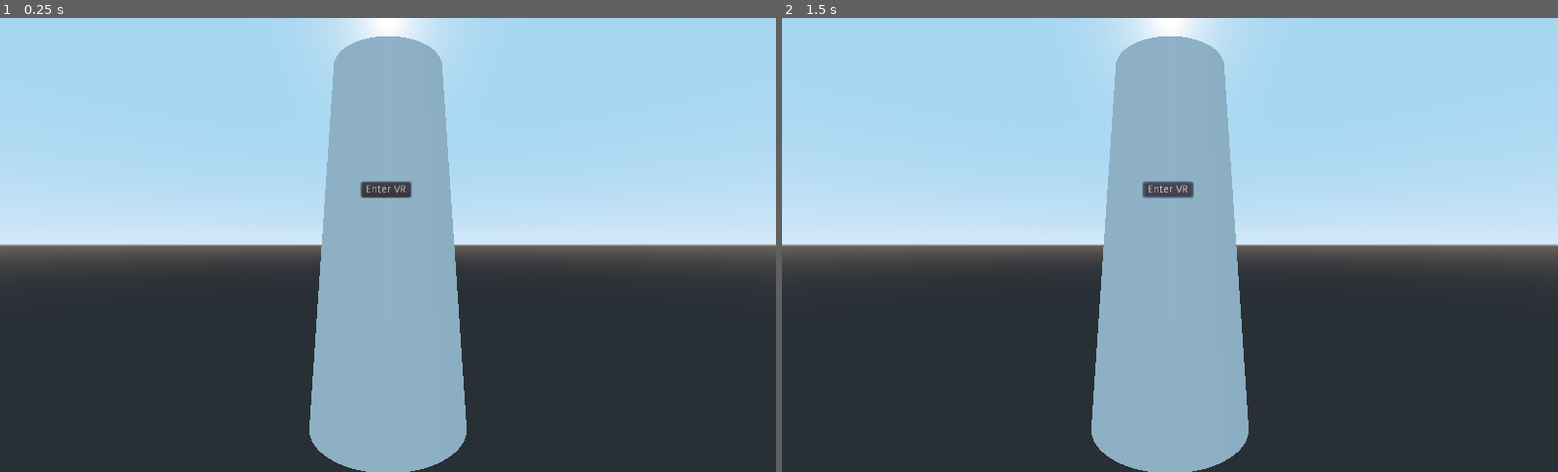
Above: before the commit, frames 1-2 (left to right).
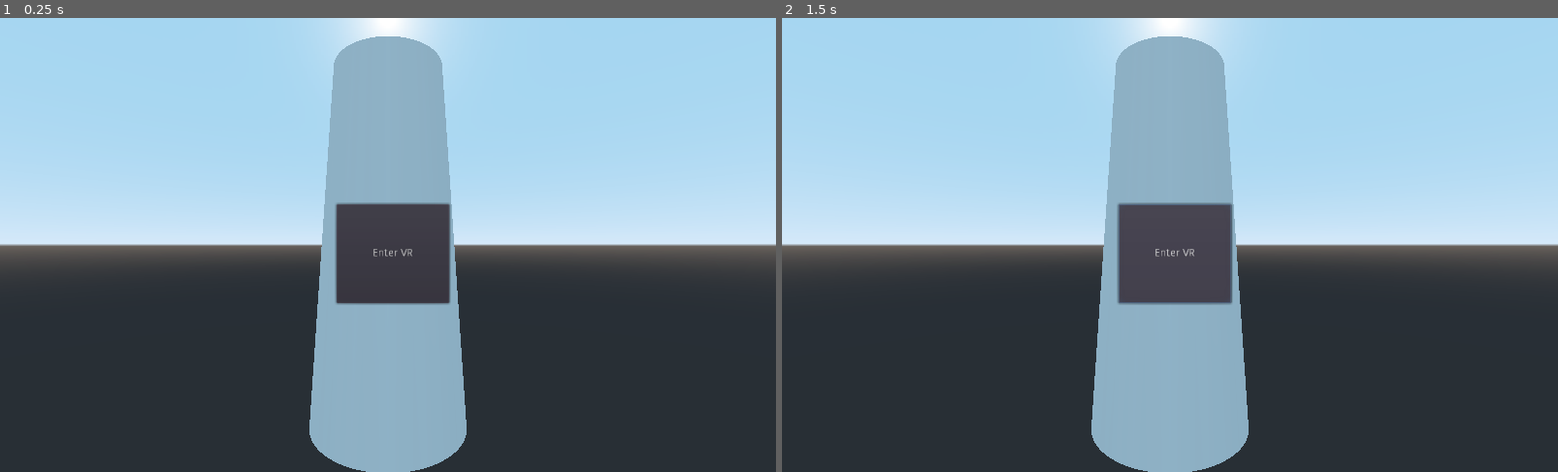
Above: after the commit, the same moments.

Repository: FinixGameDev/RV-A
Game: Godot game, scene res://main.tscn
The game is run twice, just before and just after one commit, with the same random seed, the same clock (stepped at 60 frames per second) and the same inputs.
Inputs:
- Up to frame 1 (0.25 s): no input
- Up to frame 2 (1.5 s): click "Enter VR" at 0.5 s; click "Enter VR" at 1.25 s

The runs differ from the first frame. In frame 1, 3.6% of the frame differs, in the area x 43-59%, y 35-64%; in frame 2, 3.6%.

Commit message:
buildos deletos

Diff:
--- a/main.tscn
+++ b/main.tscn
@@ -30,10 +30,12 @@
 mesh = SubResource( 2 )
 
 [node name="Button" type="Button" parent="."]
-margin_left = 477.0
-margin_top = 217.0
-margin_right = 542.0
-margin_bottom = 237.0
+anchor_right = 1.0
+anchor_bottom = 1.0
+margin_left = 444.0
+margin_top = 246.0
+margin_right = -431.0
+margin_bottom = -223.0
 text = "Enter VR"
 
 [node name="MeshInstance" type="MeshInstance" parent="."]
Not shown, removed: build/index.apple-touch-icon.png.import
Not shown, removed: build/index.icon.png.import
Not shown, removed: build/index.png.import
Not shown, removed: build/index.apple-touch-icon.png
Not shown, removed: build/index.audio.worklet.js
Not shown, removed: build/index.html
Not shown, removed: build/index.icon.png
Not shown, removed: build/index.js
Not shown, removed: build/index.pck
Not shown, removed: build/index.png
Not shown, changed: build/index.wasm
